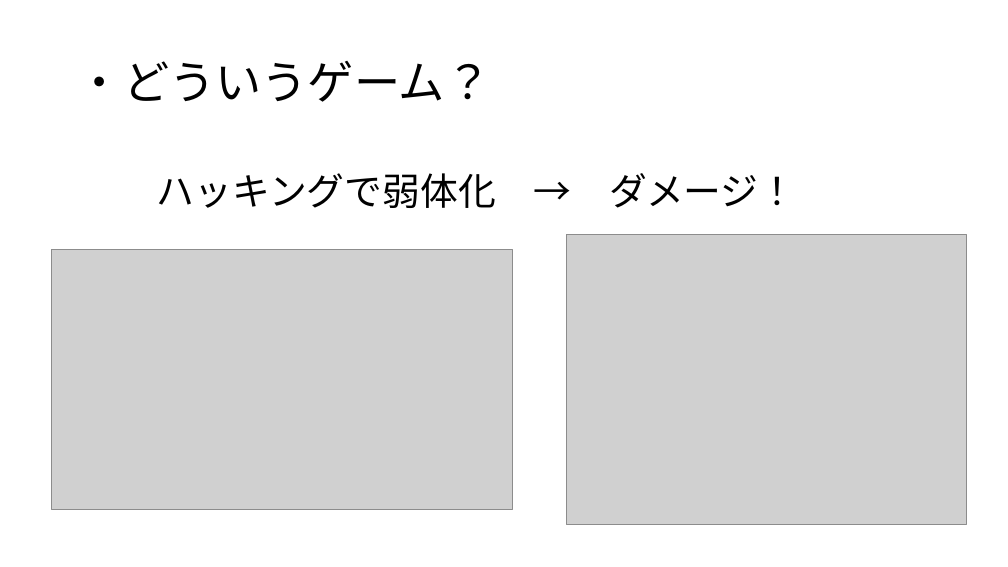
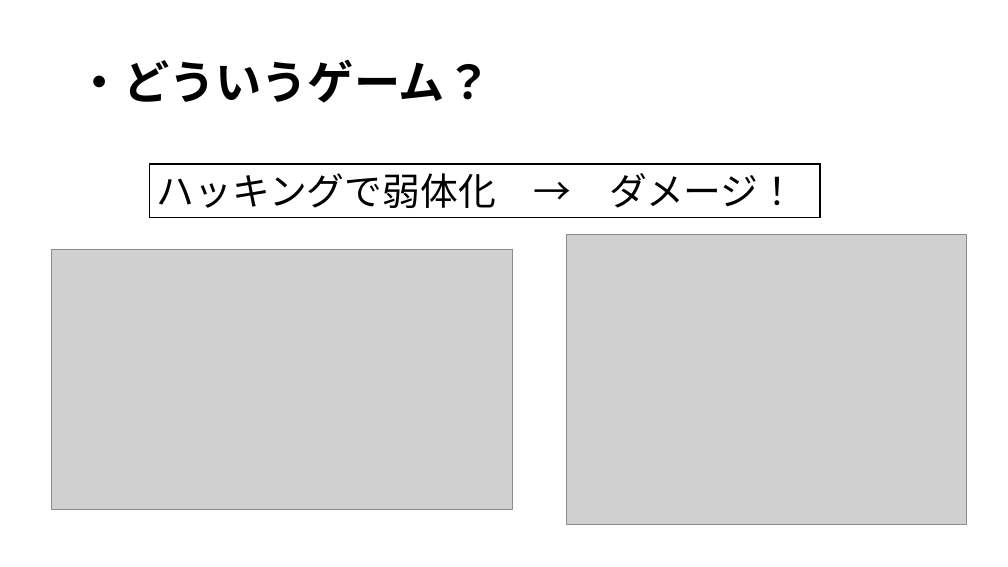
Before and after one commit to Tiger5286/WinterGame_2026, a slide deck: slide 4 of HackBot企画書.pptx. Drawn at 1008x567 pixels with LibreOffice and Linux fonts; fonts in the diff are those of the drawing; grey boxes stand for pictures; background and template pictures are left out. Boxes give left, top, right and bottom in pixels: in the first picture for what was removed or moved away, otherwise in the second. Text is boxed around its words. In the diff, an @@ line names an element or a change of style, - is before the commit and + after.

```diff
--- a/HackBot企画書.pptx
+++ b/HackBot企画書.pptx
@@ title "・どういうゲーム？" at [77,59,491,103]: bold on @@
@@ rectangle "ハッキングで弱体化 → ダメージ！": place and size @@
-rectangle "ハッキングで弱体化 → ダメージ！" at [157,173,796,208]
+rectangle "ハッキングで弱体化 → ダメージ！" at [150,164,820,218]
@@ rectangle "ハッキングで弱体化 → ダメージ！" at [150,164,820,218]: fill none to #FFFFFF; outline none to #000000 1.5 pt @@
```
Also in this commit, not shown: 6 other slides changed, 1 other file.
